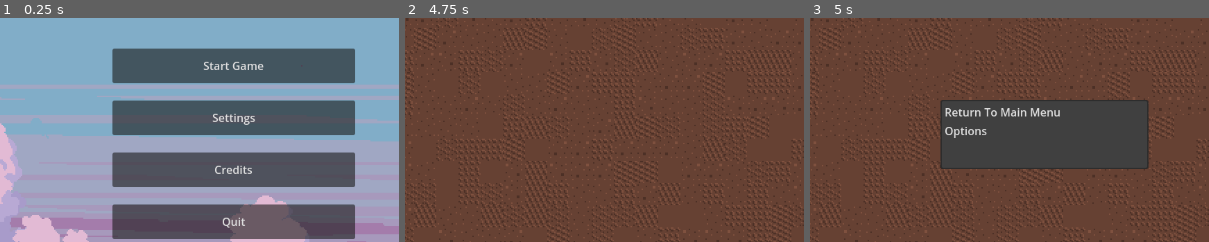
Above: before the commit, frames 1-3 (left to right).
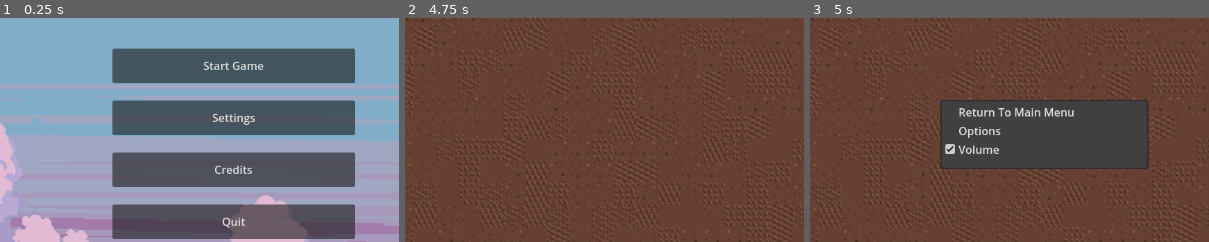
Above: after the commit, the same moments.

Repository: ratgaw/ZombieCafe
Game: Godot game, scene res://Scenes/Main Menu.tscn
The game is run twice, just before and just after one commit, with the same random seed, the same clock (stepped at 60 frames per second) and the same inputs.
Inputs:
- Up to frame 1 (0.25 s): no input
- Up to frame 2 (4.75 s): click "Start Game" at 0.5 s; tap Enter at 1.25, 2.75, 4.25 s; tap Space at 2, 3.5 s
- Up to frame 3 (5 s): tap Escape (options_menu) at 4.9 s
The pictures show only the part of the screen within x 21-71%, y 24-74%; the shares and areas given below are measured in that part.

Frames 1-2 are identical in both runs. In frame 3, 1.4% of the frame differs, in the area x 33-67%, y 40-61%.

Commit message:
Mute & Unmute
Added mute volume button in popup menu which connects to volume for rest of game

Diff:
--- a/Main_Menu/Scenes/cafe_game.tscn
+++ b/Main_Menu/Scenes/cafe_game.tscn
@@ -1,8 +1,9 @@
-[gd_scene load_steps=4 format=4 uid="uid://b166kri0t125b"]
+[gd_scene load_steps=5 format=4 uid="uid://b166kri0t125b"]
 
 [ext_resource type="Script" uid="uid://8dns3g2eg8ct" path="res://Scripts/cafe_game_screen.gd" id="1_4hync"]
 [ext_resource type="TileSet" uid="uid://bbdk2kw5qsuvl" path="res://Assets/Tiles/cafe_tileset.tres" id="1_aygtp"]
 [ext_resource type="Script" uid="uid://bg45mnn3kevs7" path="res://Scripts/cafe_popup_options.gd" id="3_4wyqv"]
+[ext_resource type="AudioStream" uid="uid://clm416pxlbsle" path="res://Assets/Audio/Game Music.mp3" id="4_4wyqv"]
 
 [node name="Cafe Game" type="Node2D"]
 script = ExtResource("1_4hync")
@@ -19,11 +20,19 @@
 initial_position = 1
 size = Vector2i(300, 100)
 min_size = Vector2i(300, 100)
-item_count = 2
+item_count = 3
 item_0/text = "Return To Main Menu"
 item_0/id = 0
 item_1/text = "Options"
 item_1/id = 1
+item_2/text = "Volume"
+item_2/checkable = 1
+item_2/id = 2
 script = ExtResource("3_4wyqv")
 
+[node name="Game Background" type="AudioStreamPlayer" parent="."]
+stream = ExtResource("4_4wyqv")
+autoplay = true
+parameters/looping = true
+
 [connection signal="index_pressed" from="Game Options Menu" to="Game Options Menu" method="_on_index_pressed"]
--- a/Main_Menu/Scripts/Globals.gd
+++ b/Main_Menu/Scripts/Globals.gd
@@ -4,3 +4,4 @@
 var master_bus = AudioServer.get_bus_index("Master")
 var music_volume = 0.5
 var last_scene = "res://Scenes/Main Menu.tscn"
+var unmute = true
--- a/Main_Menu/Scripts/cafe_popup_options.gd
+++ b/Main_Menu/Scripts/cafe_popup_options.gd
@@ -1,11 +1,29 @@
 extends PopupMenu
+
+func _ready() -> void:
+	if Globals.unmute:
+		toggle_item_checked(2)
 
 #Controls Game Options Menu options
 func _on_index_pressed(index: int) -> void:
 	if index == 0:
 		#Takes user back to main menu
+		Globals.last_scene = get_tree().current_scene.scene_file_path
 		get_tree().change_scene_to_file("res://Scenes/Main Menu.tscn")
 	if index == 1:
 		#Takes user to options menu
 		Globals.last_scene = get_tree().current_scene.scene_file_path
 		get_tree().change_scene_to_file("res://Scenes/Settings Menu.tscn")
+		#Quickly mutes and un-mutes master volume, resetting volume to default of 50% should volume be muted then unmuted
+	if index == 2:
+		toggle_item_checked(2)
+		if is_item_checked(2):
+			Globals.unmute = true
+			if Globals.music_volume == 0:
+				Globals.music_volume = 0.5
+				AudioServer.set_bus_volume_linear(Globals.master_bus,Globals.music_volume)
+
+		else:
+			AudioServer.set_bus_volume_linear(Globals.master_bus,0)
+			Globals.music_volume = 0
+			Globals.unmute = false
